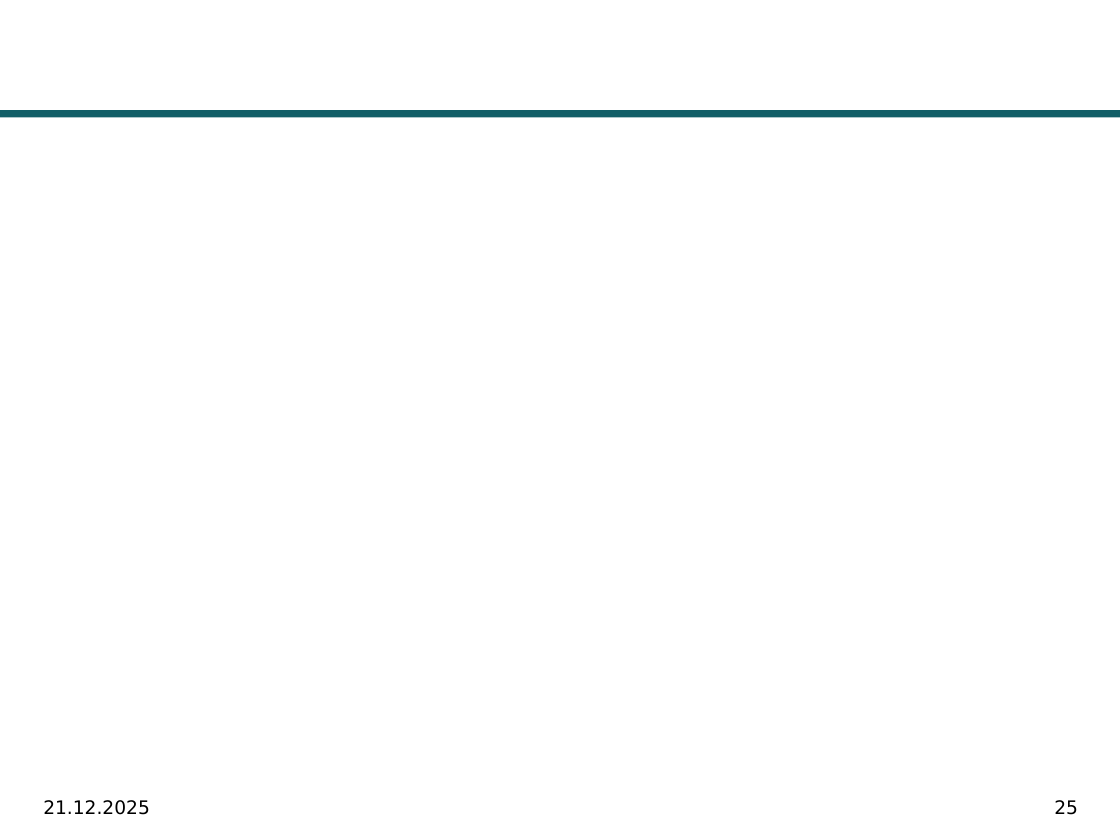
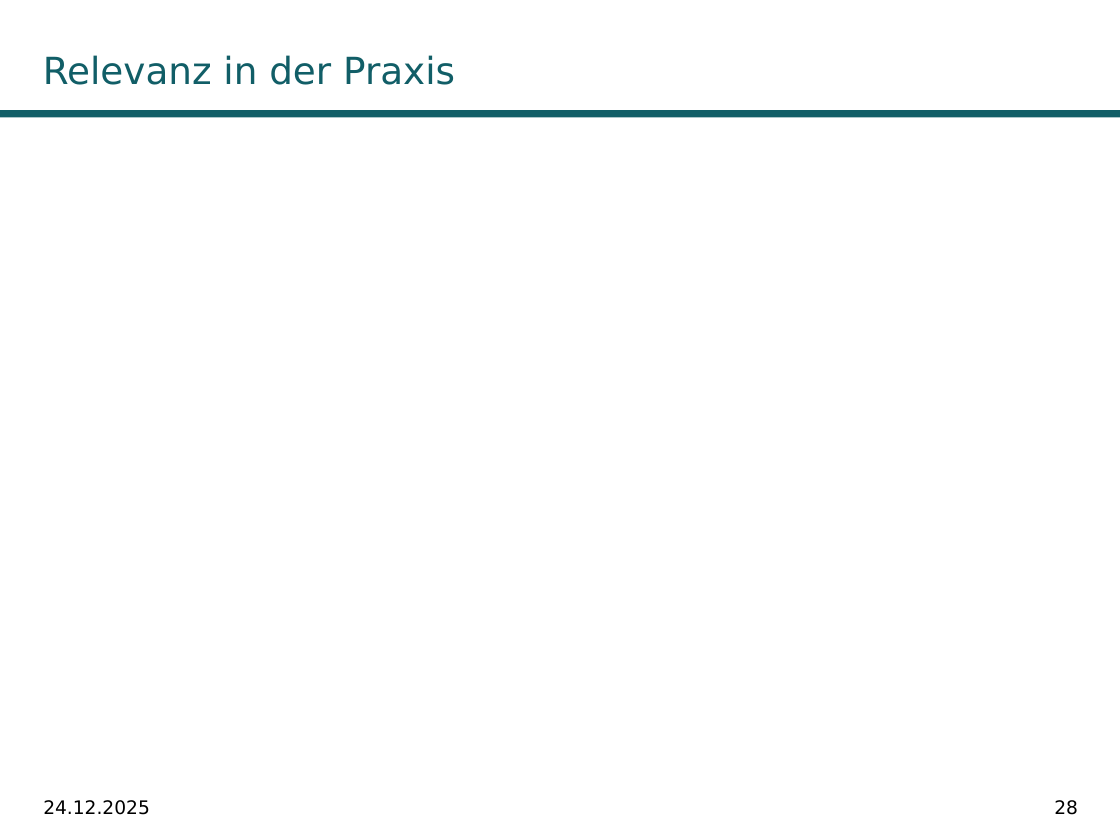
Before and after one commit to fabiw98/Seminar_DICE, a slide deck: slide 28 of Präsentation/DiCE_PowerPoint.potx (slide 25 before the commit). Drawn at 1120x840 pixels with LibreOffice and Linux fonts; fonts in the diff are those of the drawing; background and template pictures are left out. Boxes give left, top, right and bottom in pixels: in the first picture for what was removed or moved away, otherwise in the second. Text is boxed around its words. In the diff, an @@ line names an element or a change of style, - is before the commit and + after.

```diff
--- a/Präsentation/DiCE_PowerPoint.potx
+++ b/Präsentation/DiCE_PowerPoint.potx
@@ title added at [43, 55, 455, 85], 24 pt, text #115E67 @@
+Relevanz in der Praxis
@@ text at [43, 800, 150, 815]: text changed @@
-21.12.2025
+24.12.2025
@@ page number at [1054, 800, 1078, 815]: text changed @@
-25
+28
```
Also in this commit, not shown: 19 other slides changed, 12 slides added, 1 slide removed, 16 other files.
